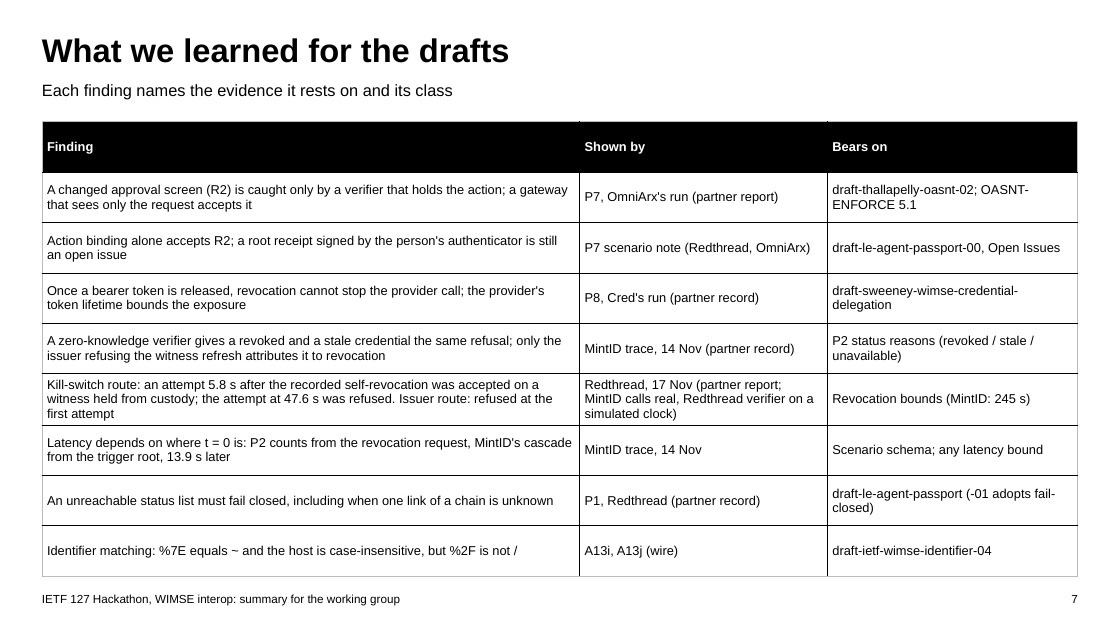
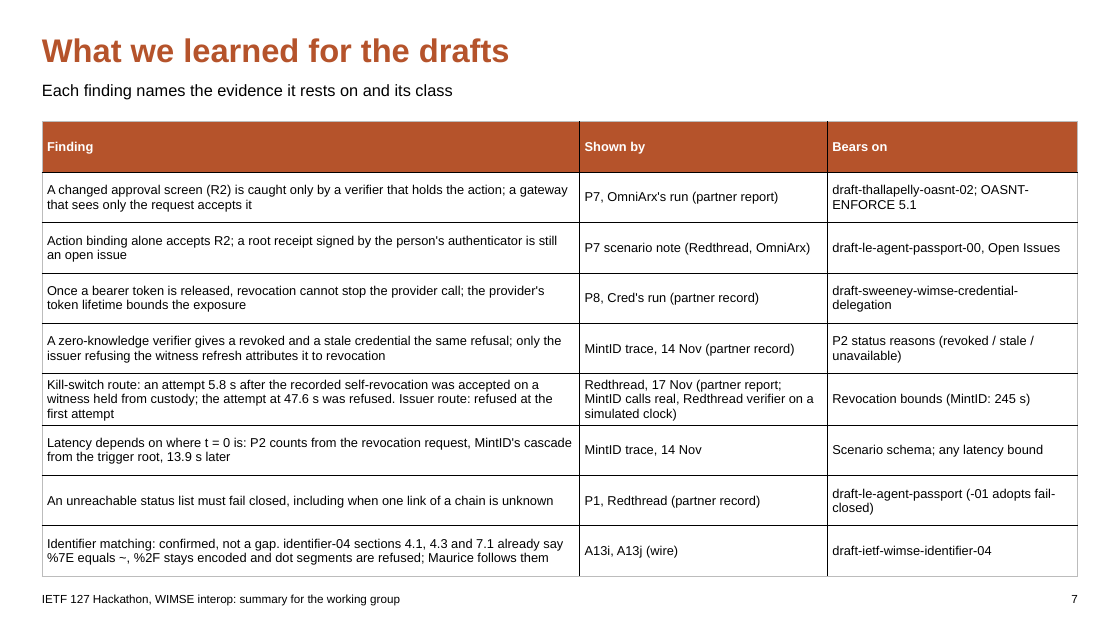
Before and after one commit to apelov/IETF127-Hackathon-AI2II-WIMSE, a slide deck: slide 7 of IETF127_WIMSE_WG_Summary.pptx. Drawn at 1120x630 pixels with LibreOffice and Linux fonts; fonts in the diff are those of the drawing. Boxes give left, top, right and bottom in pixels: in the first picture for what was removed or moved away, otherwise in the second. Text is boxed around its words. In the diff, an @@ line names an element or a change of style, - is before the commit and + after.

```diff
--- a/IETF127_WIMSE_WG_Summary.pptx
+++ b/IETF127_WIMSE_WG_Summary.pptx
@@ text "What we learned for the ..." at bbox=[42, 38, 510, 63]: text colour #000000 to #B5532B @@
@@ table at bbox=[42, 122, 1078, 576] @@
-row 9, column 1: Identifier matching: %7E equals ~ and the host is case-insensitive, but %2F is not /
+row 9, column 1: Identifier matching: confirmed, not a gap. identifier-04 sections 4.1, 4.3 and 7.1 already say %7E equals ~, %2F stays encoded and dot segments are refused; Maurice follows them
@@ fill #000000 to #B5532B in row 1 @@
```
Also in this commit, not shown: 7 other slides changed, 8 other files.
